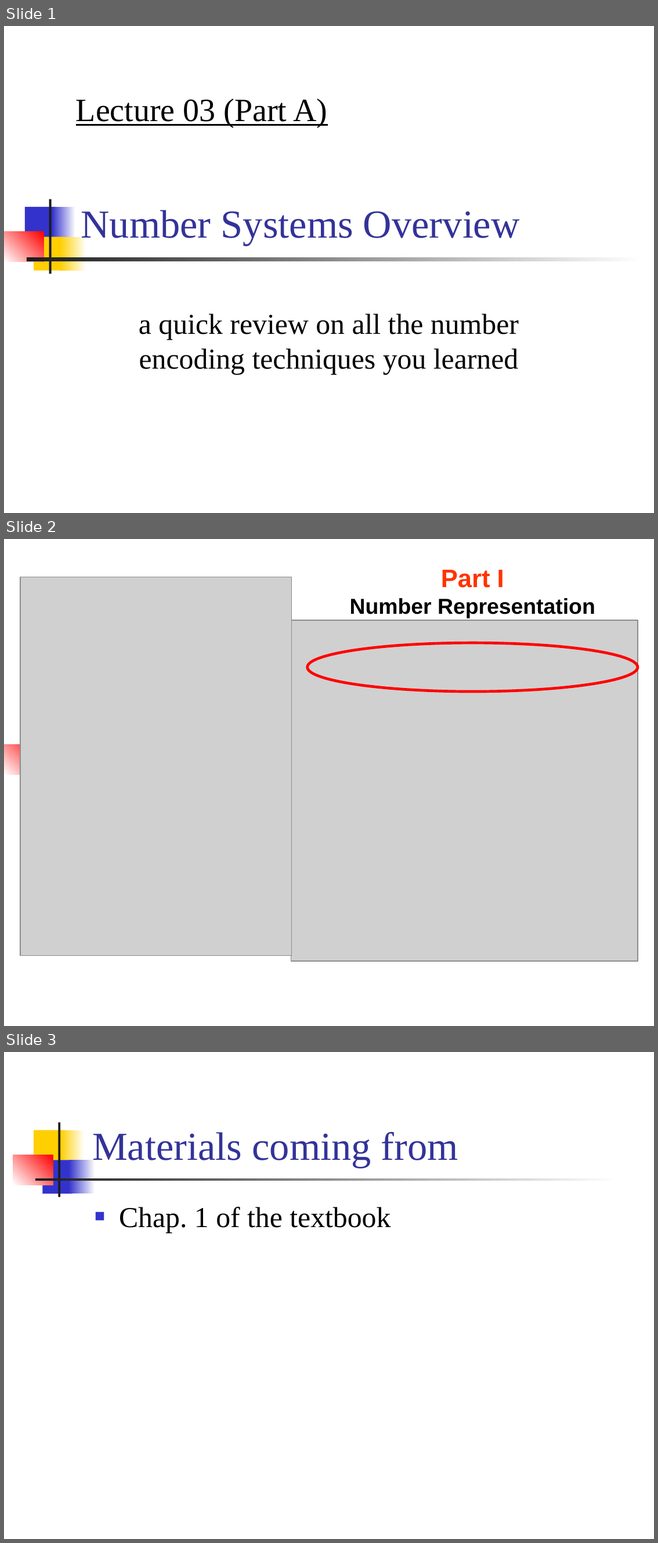
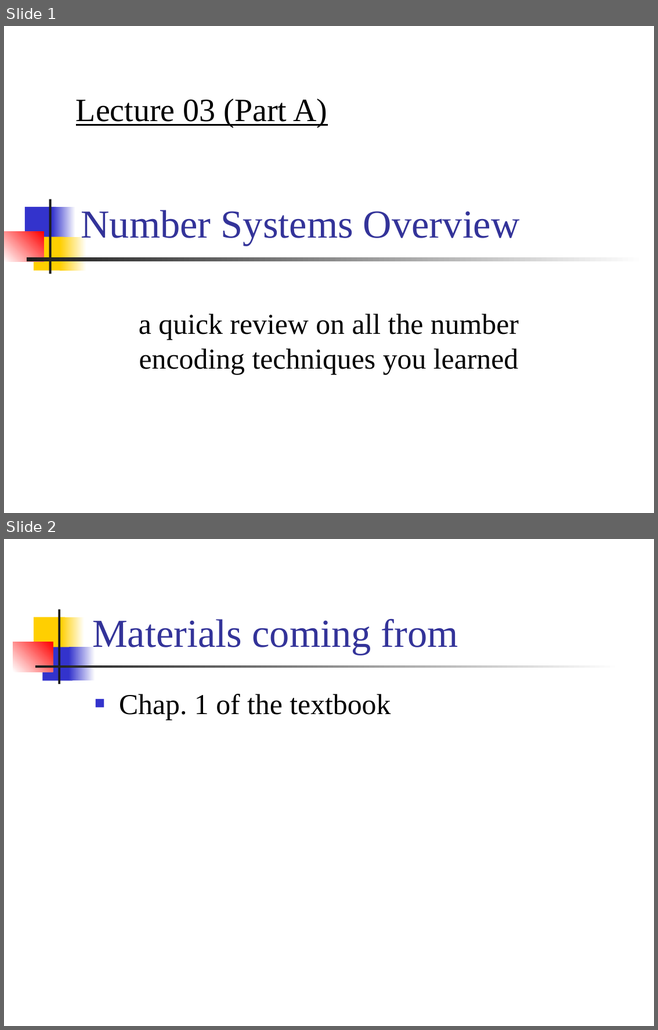
Before and after one commit to CGUSystemCourses/CompArith-2016, a slide deck: Lectures/lec03-numb_syst/lec03a-numb_syst_ov.ppt. Shown one above the other, each under a label of ours: slides 1, 2 and 3 before the commit, slides 1 and 2 after it. The pictures are 658x1543 and 658x1030 pixels, drawn with LibreOffice and Linux fonts; fonts in the diff are those of the drawing; grey boxes stand for pictures. Boxes give left, top, right and bottom in pixels: in the first picture for what was removed or moved away, otherwise in the second. Text is boxed around its words. In the diff, an @@ line names an element or a change of style, - is before the commit and + after.

```diff
--- a/Lectures/lec03-numb_syst/lec03a-numb_syst_ov.ppt
+++ b/Lectures/lec03-numb_syst/lec03a-numb_syst_ov.ppt
@@ slide 2 removed at [4,539,654,1026], background #FFFFFF; not listed: 2 template elements that a slide beside it also shows @@
@@ title removed at [350,570,595,618] @@
-Part I
-Number Representation
@@ picture removed at [20,577,292,955] @@
@@ picture removed at [291,620,637,961] @@
@@ ellipse removed at [307,643,637,692] @@
@@ what was slide 3 is now slide 2 @@
```
Also in this commit, not shown: 1 slide changed, 3 other files.
